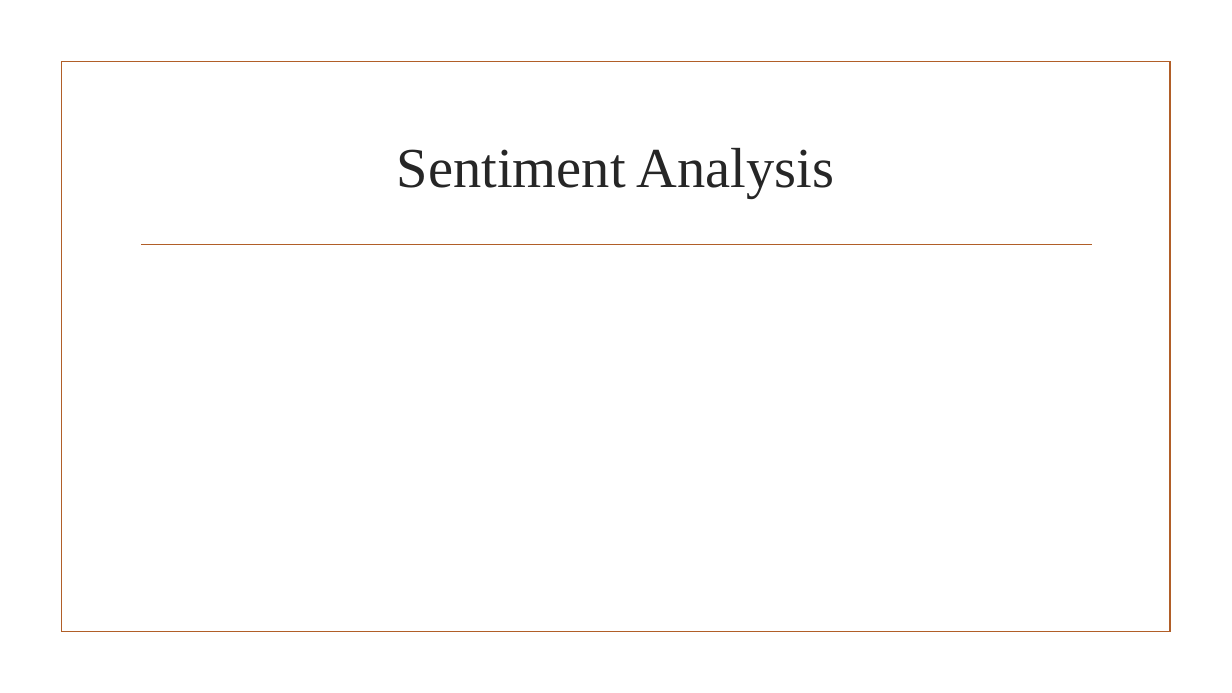
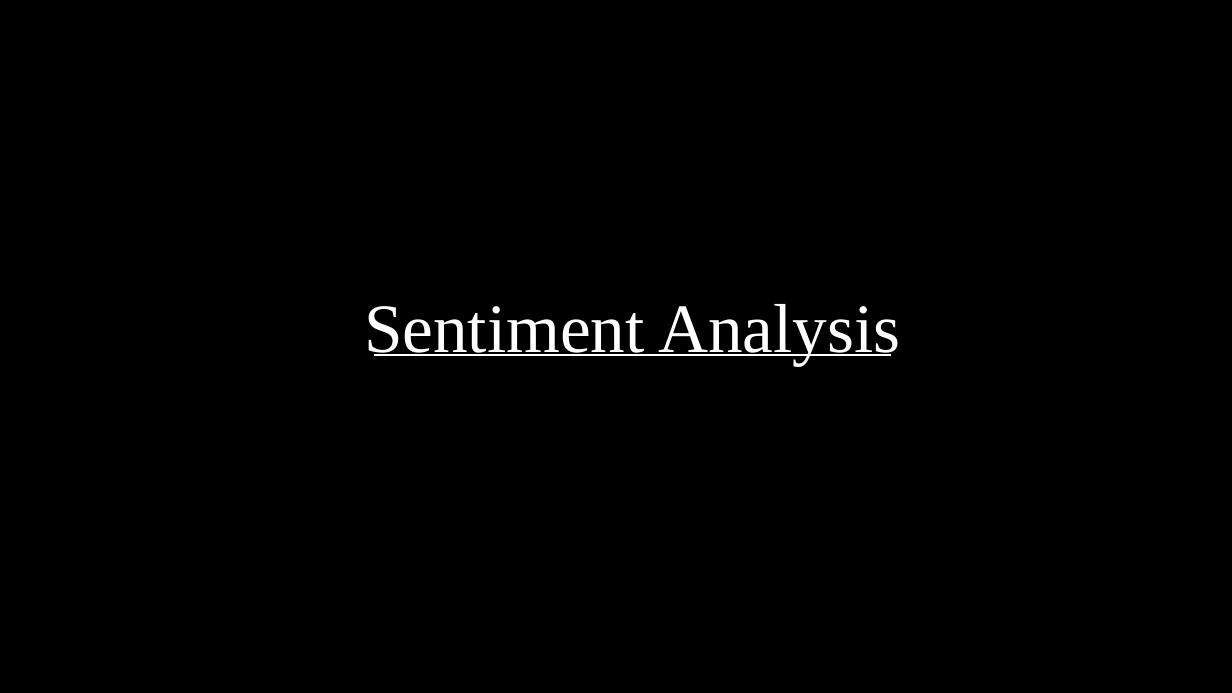
Before and after one commit to Hiten1928/AspectBasedSentimentalAnalysis, a slide deck: slide 8 of Documents/Quality_Project.pptx. Drawn at 1232x693 pixels with LibreOffice and Linux fonts; fonts in the diff are those of the drawing; grey boxes stand for pictures; background and template pictures are left out. Boxes give left, top, right and bottom in pixels: in the first picture for what was removed or moved away, otherwise in the second. Text is boxed around its words. In the diff, an @@ line names an element or a change of style, - is before the commit and + after.

Commit message:
staging

```diff
--- a/Documents/Quality_Project.pptx
+++ b/Documents/Quality_Project.pptx
@@ rectangle added at [0, 0, 1232, 693], fill #000000 @@
@@ picture added at [584, 0, 646, 169] @@
@@ rectangle removed at [61, 62, 1170, 632] @@
@@ title "Sentiment Analysis": place and size @@
-title "Sentiment Analysis" at [397, 148, 834, 198]
+title "Sentiment Analysis" at [364, 304, 900, 366]
@@ title "Sentiment Analysis" at [364, 304, 900, 366]: size 44 to 54 pt, text colour #262626 to #FFFFFF; vertical alignment middle to bottom @@
@@ line removed from (141, 245) to (1092, 245) @@
@@ line added from (374, 355) to (892, 355), #FFFFFF 1.25 pt @@
@@ picture added at [584, 530, 646, 693] @@
```
